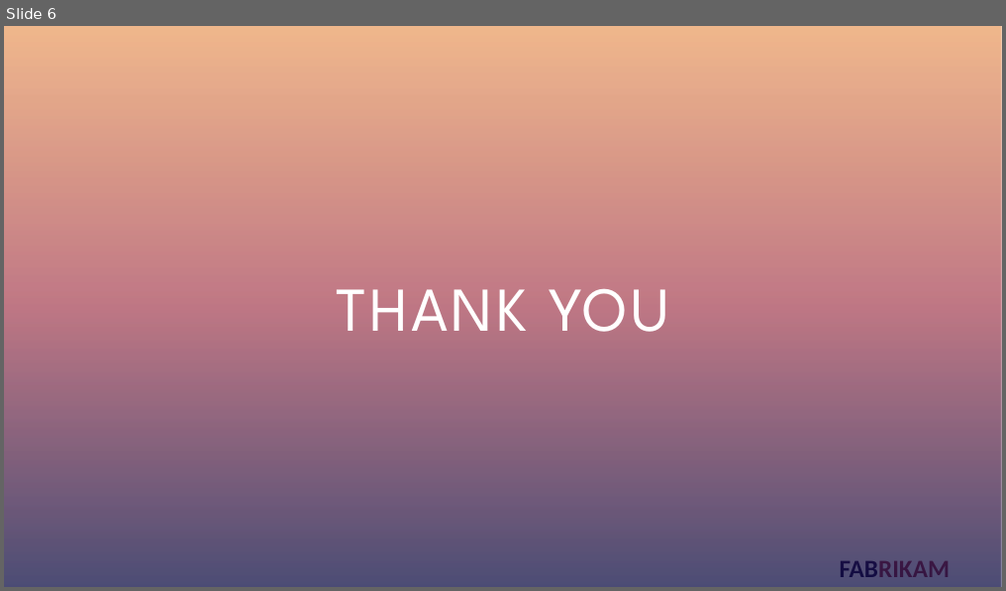
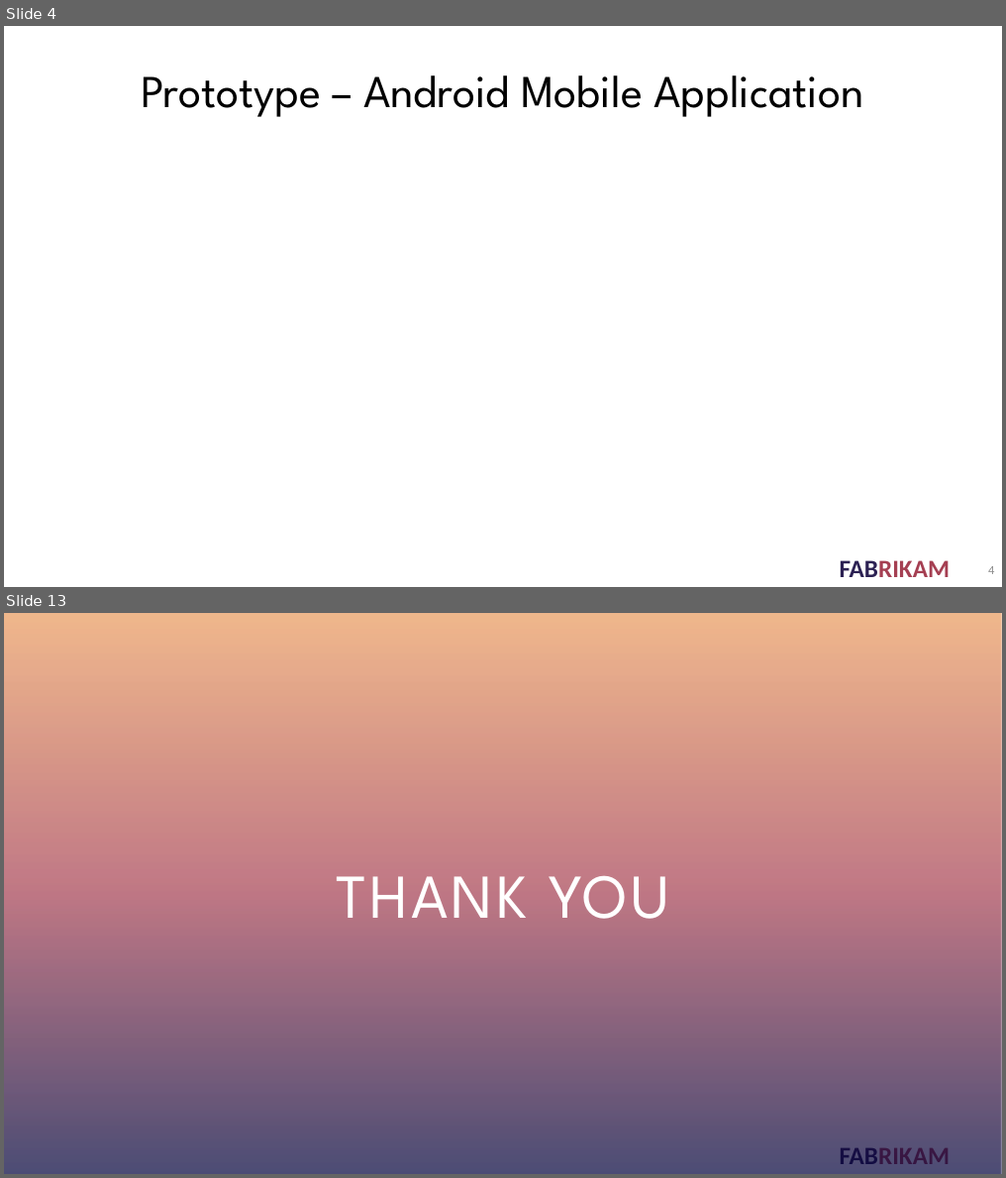
Before and after one commit to Pathfinder-Team/Computing-Project-2019---PathFinder, a slide deck: Documents/Technical Proposal - Due 21-10-19/PathFinder_presentation.pptx. Shown one above the other, each under a label of ours: slide 6 before the commit, slides 4 and 13 after it; the slides between them are not shown. The pictures are 1006x591 and 1006x1178 pixels, drawn with LibreOffice and Linux fonts; fonts in the diff are those of the drawing; background and template pictures are left out. Boxes give left, top, right and bottom in pixels: in the first picture for what was removed or moved away, otherwise in the second. Text is boxed around its words. In the diff, an @@ line names an element or a change of style, - is before the commit and + after.

```diff
--- a/Documents/Technical Proposal - Due 21-10-19/PathFinder_presentation.pptx
+++ b/Documents/Technical Proposal - Due 21-10-19/PathFinder_presentation.pptx
@@ slide 4 added at (4, 26, 1002, 587), background #FFFFFF; not listed: 1 template element that a slide beside it also shows @@
@@ title added at (141, 76, 863, 117), 44 pt, text #000000 @@
+Prototype – Android Mobile Application
@@ text added at (988, 567, 994, 574), 12 pt, text #8C8C8C @@
+4
@@ what was slide 6 is now slide 13 @@
```
Also in this commit, not shown: 3 slides changed, 6 other slides added.
